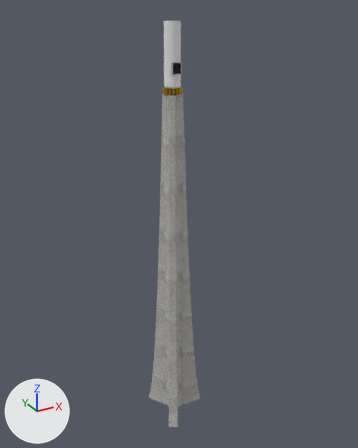
The glTF model Room_toronto/_CustomModels/mdl_zesty_room_pillar/mdl_zesty_room_pillar.gltf as it was, and as the next commit left it.
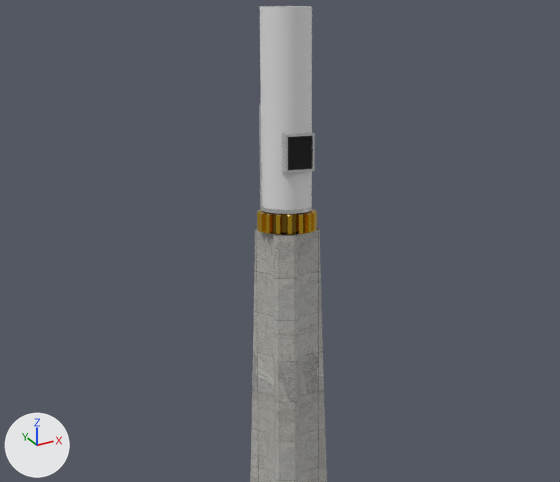
Old and new are each drawn whole from a camera (50 mm lens) standing at (-18.7, -35.0, 5.8) and looking at (1.0, 0.8, -12.1) and again close up on the part from 22% to 73% of the width and 4% to 39% of the height. The axes (+X, +Y, +Z) are drawn at lower left. The lights are the same throughout. Where no turn or scale is listed for an object, it has been applied to the vertices. Vertices at the same position are counted once.

Objects in the first close-up: 'mdl_zesty_room_pillar'.
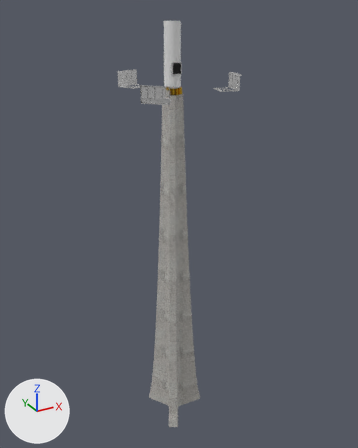
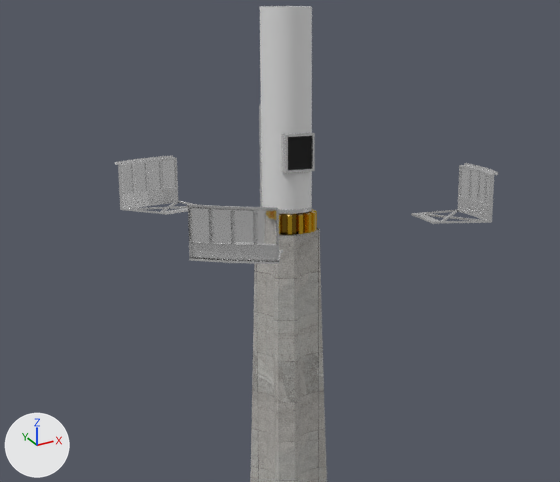
Location of each change, [x1, y1, x2, y2] in pixels of the close-ups (560 x 482 px):
```json
{"object": "mdl_zesty_room_pillar", "change": "reshaped", "before": [250, 6, 327, 482], "after": [115, 6, 498, 482]}
{"part": 1, "of": "me_circle_001", "change": "added", "after": [411, 163, 498, 224]}
{"part": 2, "of": "me_circle_001", "change": "added", "after": [115, 156, 197, 215]}
{"part": 3, "of": "me_circle_001", "change": "added", "after": [187, 204, 283, 264]}
```

Edits to the scene script, one JSON object a line:
```json
{"op": "add", "block": "mat_glass", "code": ["mat_glass = principled_material('glass')", "mat_glass.base_color = (1.0, 1.0, 1.0)  # white #ffffff", "mat_glass.roughness = 0.0", "mat_glass.ior = 1.45", "mat_glass.transmission_weight = 0.95"]}
{"block": "me_circle_001", "where": "# used by ob_mdl_zesty_room_pillar; location = (0.0, 0.0, 0.0)"}
{"op": "remove", "block": "me_circle_001", "code": "me_circle_001.from_pydata(...)  # 1526 vertices, 2279 faces; spans x -1.8..2.9, y -2.7..2.7, z -32.1..4.8"}
{"op": "add", "block": "me_circle_001", "code": "me_circle_001.from_pydata(...)  # 1949 vertices, 3107 faces; spans x -4.3..5.4, y -4.7..5.4, z -32.1..4.8"}
{"block": "me_circle_001", "change": "me_circle_001 part 1: a new loose piece of 141 vertices spanning x 3.5..5.4, y -2.0..0.0, z -0.4..0.8"}
{"block": "me_circle_001", "change": "me_circle_001 part 2: a new loose piece of 141 vertices spanning x -2.7..-0.5, y 3.2..5.4, z -0.4..0.8"}
{"block": "me_circle_001", "change": "me_circle_001 part 3: a new loose piece of 141 vertices spanning x -4.3..-1.8, y -4.7..-2.3, z -0.4..0.8"}
{"op": "add", "block": "me_circle_001", "code": "me_circle_001.materials.append(mat_glass)  # white #ffffff"}
```
